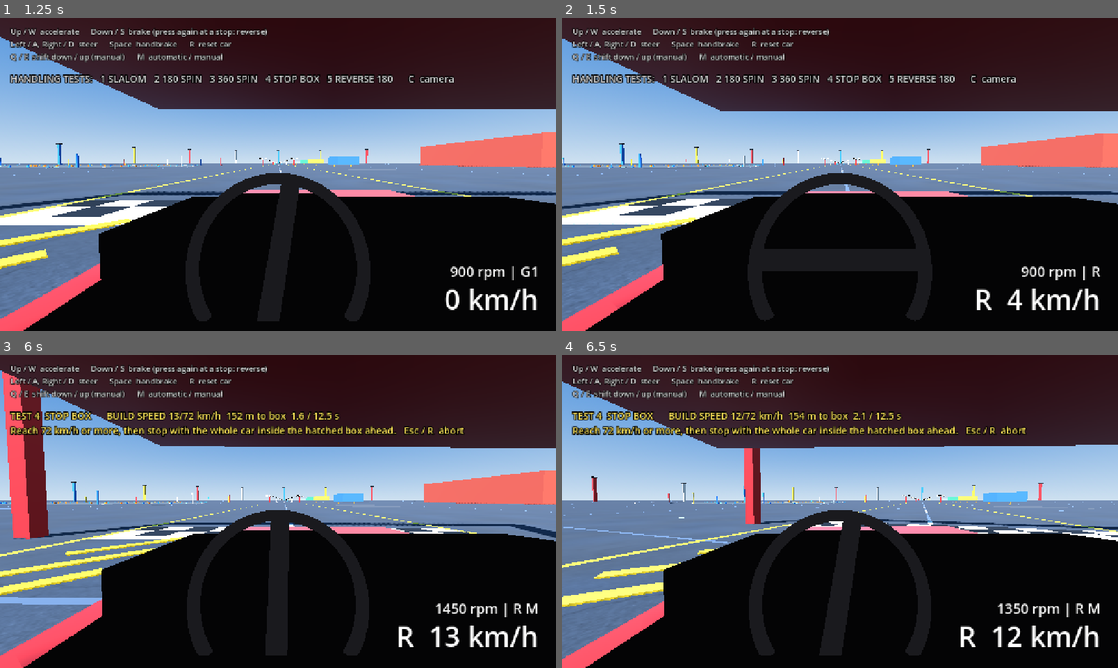
Above: before the commit, frames 1-4 (two rows, left to right).
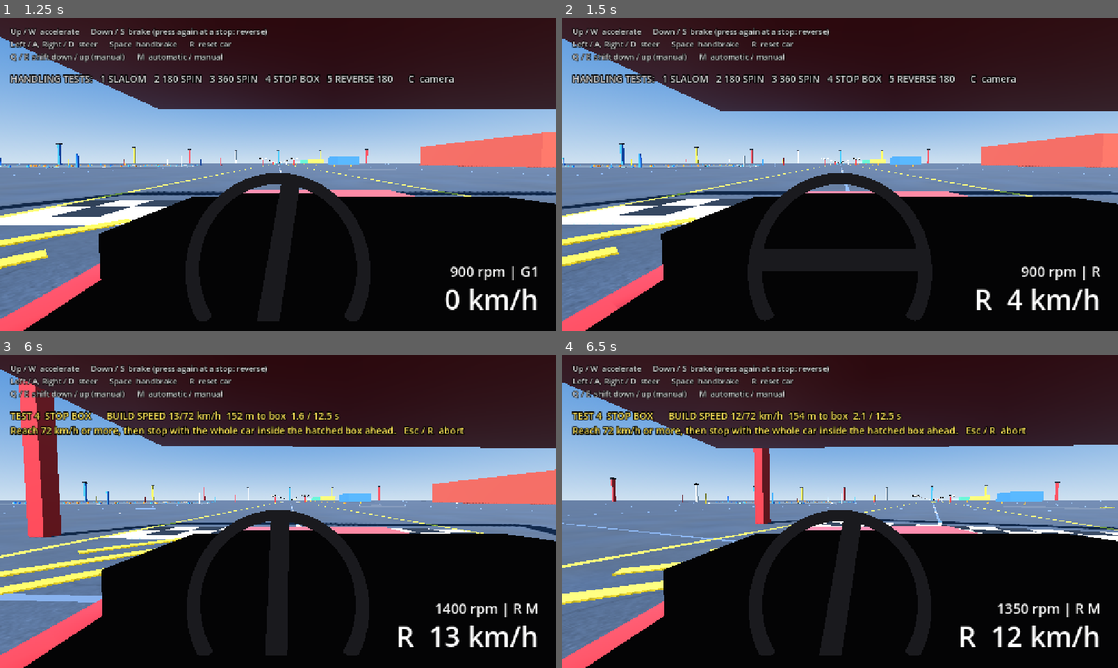
Above: after the commit, the same moments.

Repository: kokosro/factory-driver
Game: Godot game, scene res://scenes/main.tscn
Two runs of this game, one before a commit and one after it. Both use one fixed random seed, a clock stepped at 60 frames per second and the inputs below.
Inputs:
- Up to frame 1 (1.25 s): tap Enter at 0.5 s; hold Right (steer_right) from 0.53 s (still down); tap C (camera_cycle) at 0.6 s
- Up to frame 2 (1.5 s): tap R (reset_car) at 1.25 s; release Right (steer_right) at 1.28 s; hold Down (brake) from 1.28 s (still down); tap B (look_back) at 1.35 s
- Up to frame 3 (6 s): release Down (brake) at 2.03 s; hold Right (steer_right) 2.03-2.78 s; tap 1 (test_1) at 2.1 s; tap R (reset_car) at 2.75, 3.5, 4.25 s; hold Up (accelerate) 2.78-3.53 s; tap 2 (test_2) at 2.85 s; hold Left (steer_left) 3.53-5.03 s; tap 3 (test_3) at 3.6 s; tap 4 (test_4) at 4.35 s; hold Down (brake) 5.03-5.78 s; tap 5 (test_5) at 5.1 s; hold Right (steer_right) from 5.78 s (still down); tap M (toggle_gearbox) at 5.85 s
- Up to frame 4 (6.5 s): keep holding Right (steer_right)

Frame 1 is identical in both runs. In frame 2, less than 0.1% of the frame differs, in the area x 0-17%, y 57-64%; in frame 3, 6.2%, in the area x 0-100%, y 4-100%; in frame 4, 3.7%.

Commit message:
Car: raw steering - the wheel angle is the steering input x MAX_STEER_LOCK at any speed, slip-sensitive lock and the slide feed removed
Removed: _steering_lock() and STEER_SLIP_REACH 1.2 (full lock used to stop 1.2 front peak slip angles past the way the front travelled, so the wheels moved less with speed and by themselves), _slide_feed() and the trail term (lock held into a slide was taken off the wheels, which trailed into line), and SLIDE_RELEASE_ANGLE 0.3 - belonged to the slide feed, no other consumer: the wheels stay where the input puts them. SLIDE_CATCH_ANGLE 0.14 stays, value unchanged: the stability assist still uses it; its docstring now says so. The wheel angle never flipped in reverse and still does not. The stability assist, the low-speed blend and STEER_RESPONSE are untouched.

Diff:
--- a/scripts/car.gd
+++ b/scripts/car.gd
@@ -452,23 +452,21 @@
 # --- Steering ----------------------------------------------------------------
 
 ## Front wheel angle at full steering lock [rad], ~27.5 degrees: a 5 m
-## turning circle radius at parking speed. The steering sets this angle and
-## nothing else; what the car does with it is up to the front tyres. Also what
-## the front wheels show.
+## turning circle radius at parking speed. Raw steering: the front wheel angle
+## is the steering input times this, at any speed, however sideways the car
+## is, and nothing else moves the wheels. What the car does with the angle is
+## up to the front tyres: full lock at speed is far past their peak slip angle,
+## so they scrub and the car pushes wide, and a slide is caught with opposite
+## lock by the driver. Also what the front wheels show.
 ## Replaces MIN_TURN_RADIUS 5.0 (the same lock, as a radius) and MAX_YAW_RATE
 ## 2.0, the cap of a yaw rate the steering used to aim for: there is no such
 ## aim any more.
+## Was the far end of a slip-sensitive lock (STEER_SLIP_REACH 1.2 -> removed:
+## full lock used to stop 1.2 front peak slip angles past the way the front of
+## the car travelled, so the wheels moved less the faster the car went, and by
+## themselves as that travel angle moved - the driver asked for the wheels
+## back). There is no such easing any more.
 const MAX_STEER_LOCK := 0.48
-
-## Slip-sensitive steering: a key press cannot mean 27 degrees of lock at
-## speed, which would just scrub the front tyres. Full lock points the front
-## wheels this many peak slip angles past the way the front of the car is
-## travelling (see _steering_lock): 1.0 stops right on the front tyres' peak,
-## a little more makes sure they are used up (the car pushes wide at the limit
-## rather than the driver never reaching it). The tighter corner that follows
-## is the tyres' doing; at speed there is little of it to be had, so the
-## wheels visibly move less the faster the car goes.
-const STEER_SLIP_REACH := 1.2
 
 ## How fast the steering input moves towards the pressed key, and back to
 ## centre on release [1/s]. 5.0 means centre to full lock in 0.2 s. Smooths out
@@ -510,17 +508,17 @@
 ## the rotation carries on under its own momentum through a 180 or a 360.
 const SPIN_YAW_DAMPING := 0.3
 
-## Slip angle (nose vs direction of travel) from which steering held further
-## into a slide starts to lose its bite [rad]: the assist eases the lock off
-## the front wheels, down to none of it at SPIN_COMMIT_ANGLE, and lets them
-## trail into line with the direction of travel instead (see _slide_feed), so
-## a slide settles instead of the held key feeding it into a spin. Opposite
-## lock is never touched. Grip driving stays under ~0.1 even at the limit, so
-## this only touches real slides.
+## Slip angle (nose vs direction of travel) from which the stability assist
+## starts to leave a slide that is coming back alone [rad]: its
+## SLIDE_RECOVERY_ASSIST share fades from here to none at SPIN_COMMIT_ANGLE.
+## Grip driving stays under ~0.1 even at the limit, so this only touches real
+## slides.
+## Was also where steering held into a slide started to lose its bite (the
+## slide feed, with SLIDE_RELEASE_ANGLE 0.3 -> removed, where none of it got
+## through and the front wheels trailed into line by themselves): the wheels
+## stay where the input puts them, and that role is gone. The value is
+## unchanged, the assist still uses it.
 const SLIDE_CATCH_ANGLE := 0.14
-
-## Slip angle from which none of a lock held into the slide gets through [rad].
-const SLIDE_RELEASE_ANGLE := 0.3
 
 ## Slip angle (nose vs direction of travel) where the stability assist starts
 ## to fade [rad]. Below it slides stay tame and catchable.
@@ -832,21 +830,20 @@
 	#    of the centre of mass and its wheels are steered, so its motion is
 	#    split along and across the wheels, not the car; the rear sits behind
 	#    and points where the car points. A positive (left) yaw rate moves the
-	#    nose left and the tail right.
+	#    nose left and the tail right. Raw steering: the wheels stand at the
+#    (smoothed) input times full lock, the same rolling forwards, backwards
+#    or sideways. Was steer * _steering_lock() * _slide_feed() minus a trail
+#    towards the way the front travels -> removed: nothing turns the wheels
+#    but the driver. The wheels point where they are steered in reverse too:
+#    the yaw response flips with the direction of travel, not the wheels (the
+#    old signf(forward_speed) only ever picked the side of the leading term).
 	steer = move_toward(steer, steer_input, STEER_RESPONSE * delta)
 	var front_arm := AXLE_DISTANCE + CG_OFFSET
 	var rear_arm := AXLE_DISTANCE - CG_OFFSET
 	var yaw_inertia := CAR_MASS * YAW_GYRATION_RADIUS * YAW_GYRATION_RADIUS
 	var front_lateral := cg_lateral_speed - yaw_rate * front_arm
 	var rear_lateral := cg_lateral_speed + yaw_rate * rear_arm
-	var front_travel_angle := atan2(front_lateral, maxf(absf(forward_speed), SLIP_ANGLE_MIN_SPEED))
-	var lock := _steering_lock(steer * signf(forward_speed), front_travel_angle)
-	# In a slide the assist takes lock held into it off the wheels and lets
-	# them trail into line with the way the front travels, as the caster of a
-	# real front axle does with the wheel let go (see _slide_feed).
-	var feed := _slide_feed(forward_speed, rear_lateral, steer)
-	var trail := (1.0 - feed) * (1.0 - smoothstep(SPIN_COMMIT_ANGLE, SPIN_FREE_ANGLE, absf(atan2(rear_lateral, forward_speed))))
-	wheel_angle = clampf(steer * lock * feed - trail * front_travel_angle, -MAX_STEER_LOCK, MAX_STEER_LOCK)
+	wheel_angle = steer * MAX_STEER_LOCK
 	var front_across := front_lateral * cos(wheel_angle) + forward_speed * sin(wheel_angle)
 	var front_along := forward_speed * cos(wheel_angle) - front_lateral * sin(wheel_angle)
 	front_slip_angle = atan2(front_across, maxf(absf(front_along), SLIP_ANGLE_MIN_SPEED))
@@ -1332,40 +1329,12 @@
 	return lerpf(SLIDE_YAW_DAMPING, SPIN_YAW_DAMPING, spin)
 
 
-## How much of the steering lock reaches the front wheels (0..1) while the car
-## slides: all of it up to SLIDE_CATCH_ANGLE of slip, none from
-## SPIN_COMMIT_ANGLE, unless the steering works against the slide (opposite
-## lock always gets through). What the lock loses, the trail of the front
-## wheels gets: they swing into line with the way the front of the car
-## travels and stop pushing the nose round, so the rear tyres can pull the car
-## straight. A key held into a slide, or let go, then no longer feeds it, and
-## the slide settles instead of creeping on into a spin. Past SPIN_COMMIT_ANGLE
-## the trail fades again (gone at SPIN_FREE_ANGLE): that car is spinning, and
-## it is left to. Off while the handbrake is held and in reverse, like the
-## rest of the assist.
-func _slide_feed(along: float, across: float, steer_amount: float) -> float:
-	if reverse_engaged or steer_amount * across * along < 0.0 or Vector2(along, across).length() < SPIN_MIN_SPEED:
-		return 1.0
-	var eased := 1.0 - smoothstep(SLIDE_CATCH_ANGLE, SLIDE_RELEASE_ANGLE, absf(atan2(across, along)))
-	return lerpf(eased, 1.0, _handbrake_amount)
-
-
-## Front wheel angle at full steering lock [rad]: the key asks the front tyres
-## for their grip, and this is the wheel angle that takes. The front of the car travels at `front_travel_angle` to where the
-## nose points (positive = towards the car's right). Steering the way the
-## front already travels (any corner, and opposite lock in a slide), full lock
-## is that angle plus the slip the tyres need for their peak force
-## (STEER_SLIP_REACH): the wheels lead the way the car goes by a tyre's worth,
-## at any speed, however sideways the car is. Steering against it (holding
-## lock into a slide) it is just that slip, measured from the nose. Never more
-## than MAX_STEER_LOCK, which is what parking-pace corners run into.
-## `steer_direction` is the steering's sign, flipped while the car rolls
-## backwards: there the wheels meet the road the other way round, and the
-## lock that keeps the tyres biting as the nose swings out is more of the
-## same, up to full lock. That is the flick of a J-turn.
-func _steering_lock(steer_direction: float, front_travel_angle: float) -> float:
-	var leading := maxf(-front_travel_angle * signf(steer_direction), 0.0)
-	return minf(MAX_STEER_LOCK, FRONT_PEAK_SLIP_ANGLE * STEER_SLIP_REACH + leading)
+# Was _slide_feed() and _steering_lock() here -> removed with raw steering. The
+# first took lock held into a slide off the front wheels and let them trail
+# into line with the way the front travelled; the second set full lock a
+# tyre's peak slip past that travel angle, so it moved with the car. Both
+# turned the wheels without the driver. wheel_angle is steer * MAX_STEER_LOCK
+# (see step 3 of _physics_process); there is nothing to compute any more.
 
 
 ## Cosmetic motion: wheel spin, front wheel steering and body roll / pitch.
